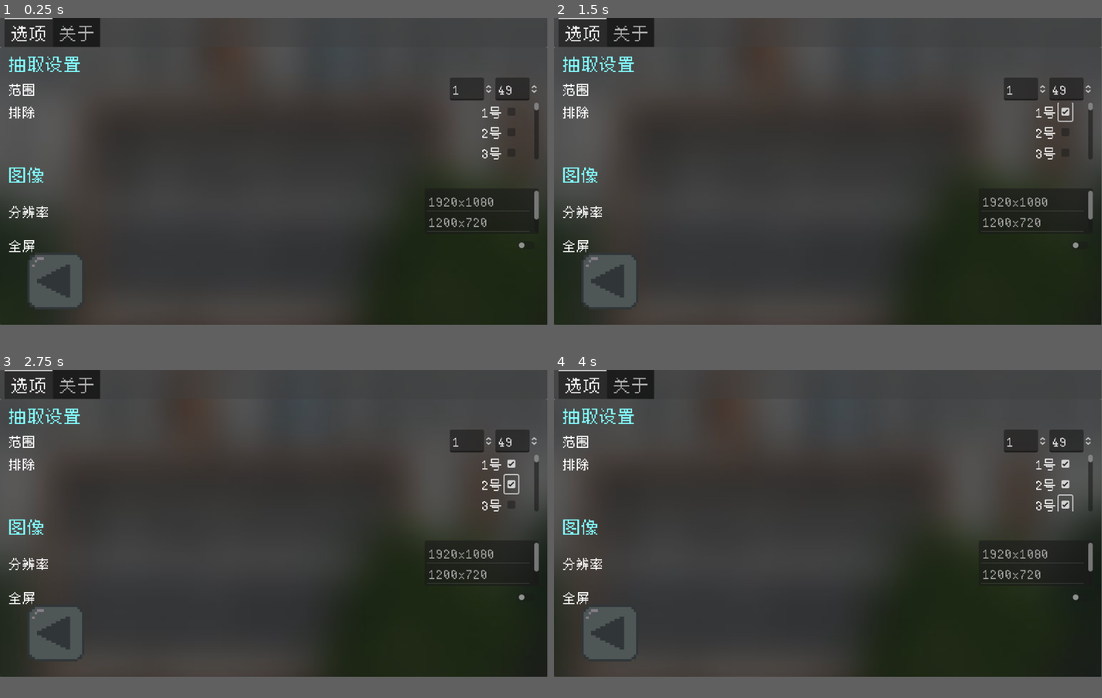
Above: before the commit, frames 1-4 (two rows, left to right).
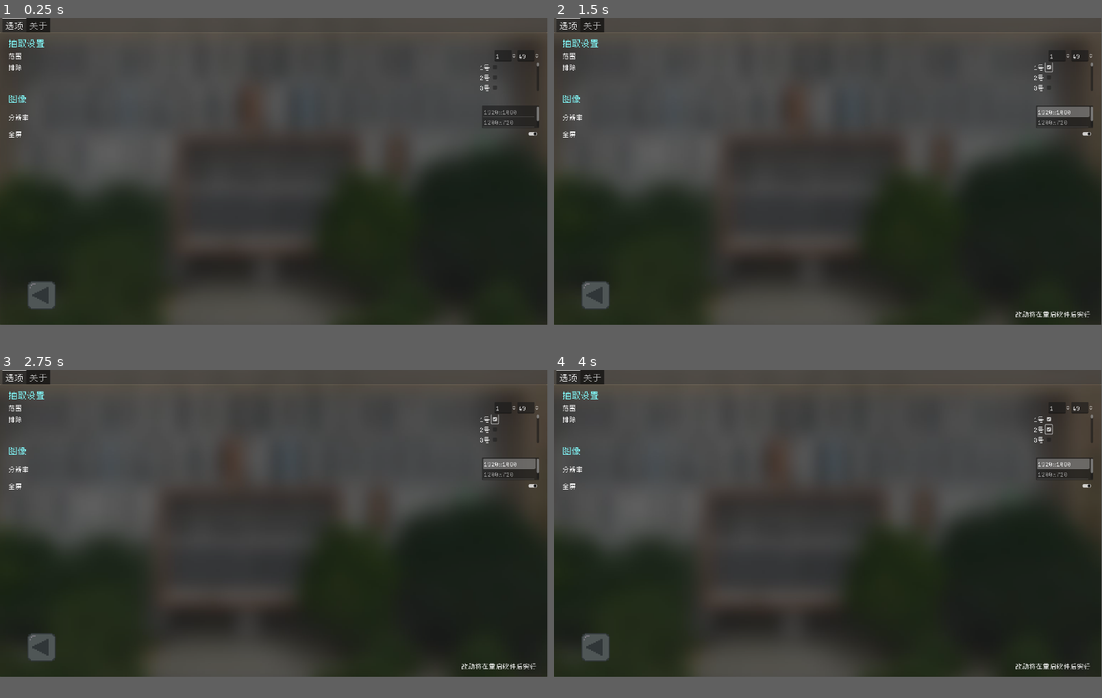
Above: after the commit, the same moments.

Repository: cfrank114/RandomStuPicker
Game: Godot game, scene res://scenes/settings/settings.tscn
The game is run twice, just before and just after one commit, with the same random seed, the same clock (stepped at 60 frames per second) and the same inputs. This scene is started directly instead of the project's main scene.
Inputs (mouse positions are in pixels of both pictures, inside the frame that each line leads up to):
- Up to frame 1 (0.25 s): no input
- Up to frame 2 (1.5 s): click (1063, 113) at 0.52 s; click (1047, 67) at 1.27 s
- Up to frame 3 (2.75 s): click (509, 484) at 2.02 s
- Up to frame 4 (4 s): click (1047, 429) at 2.77 s; click (1063, 504) at 3.52 s

The runs differ from the first frame. In frame 1, 23% of the frame differs, in the area x 0-100%, y 0-94%; in frame 2, 23%; in frame 3, 22%; in frame 4, 21%.

Commit message:
ver1.0

Diff:
--- a/data/data.json
+++ b/data/data.json
@@ -1 +1 @@
-{"data":{"constants":{"cp":{"10":[43,48],"15":[39],"17":[48],"19":[37],"22":[45],"33":[38,44],"4":[46],"7":[40,49]},"special":[12]},"settings":{"allow_cp":true,"blurness":0,"except":[6,32,42],"fullscreen":false,"range":[1,49],"res":"960x540"}},"version":1}
+{"data":{"constants":{"cp":{"10":[43,48],"15":[39],"17":[48],"19":[37],"22":[45],"33":[38,44],"4":[46],"7":[40,49]},"special":[12]},"settings":{"allow_cp":true,"blurness":0,"except":[6,6,32],"fullscreen":true,"range":[1,49],"res":"1200x720"}},"version":1}
--- a/globals.gd
+++ b/globals.gd
@@ -31,6 +31,7 @@
 var card_type = []
 
 var need_shuffle = true
+var settings_changed = false
 
 func _ready():
 	if data["data"]["settings"]["fullscreen"]:
--- a/scenes/settings/from.gd
+++ b/scenes/settings/from.gd
@@ -2,9 +2,11 @@
 
 func _ready():
 	self.value=int(Globals.data["data"]["settings"]["range"][0])
+	Globals.settings_changed=false
 
 func _value_changed(new_value: float) -> void:
 	if(new_value>0 and new_value<Globals.data["data"]["settings"]["range"][1]):
 		Globals.data["data"]["settings"]["range"][0]=self.value
+		Globals.settings_changed=true
 	else:
 		self.value=Globals.data["data"]["settings"]["range"][0]
--- /dev/null
+++ b/scenes/settings/label.gd
@@ -0,0 +1,8 @@
+extends Label
+
+
+func _process(delta):
+	if Globals.settings_changed:
+		self.text="改动将在重启软件后实行"
+	else:
+		self.text=""
--- a/scenes/settings/settings.tscn
+++ b/scenes/settings/settings.tscn
@@ -15,6 +15,7 @@
 [ext_resource type="Script" path="res://scenes/settings/return_button.gd" id="8_msj54"]
 [ext_resource type="Script" path="res://scenes/settings/ver.gd" id="10_0p8m1"]
 [ext_resource type="Script" path="res://scenes/settings/fullscreen.gd" id="11_64vls"]
+[ext_resource type="Script" path="res://scenes/settings/label.gd" id="16_itn8q"]
 
 [sub_resource type="ShaderMaterial" id="ShaderMaterial_b688o"]
 shader = ExtResource("1_y0nas")
@@ -45,8 +46,10 @@
 anchors_preset = 15
 anchor_right = 1.0
 anchor_bottom = 1.0
-offset_top = -311.0
-offset_bottom = 311.0
+offset_left = -408.0
+offset_top = -228.0
+offset_right = 408.0
+offset_bottom = 228.0
 grow_horizontal = 2
 grow_vertical = 2
 texture = ExtResource("2_ppmro")
@@ -237,4 +240,18 @@
 stretch_mode = 0
 script = ExtResource("8_msj54")
 
+[node name="Label" type="Label" parent="."]
+layout_mode = 1
+anchors_preset = -1
+anchor_left = 0.98
+anchor_top = 0.98
+anchor_right = 0.98
+anchor_bottom = 0.98
+offset_left = -264.0
+offset_top = -32.0
+grow_horizontal = 0
+grow_vertical = 0
+label_settings = ExtResource("4_mq77w")
+script = ExtResource("16_itn8q")
+
 [connection signal="item_selected" from="TabContainer/Settings/Items/Res/ItemList" to="TabContainer/Settings/Items/Res" method="_on_item_list_item_selected"]
--- a/scenes/settings/to.gd
+++ b/scenes/settings/to.gd
@@ -2,9 +2,11 @@
 
 func _ready():
 	self.value=int(Globals.data["data"]["settings"]["range"][1])
+	Globals.settings_changed=false
 
 func _value_changed(new_value: float) -> void:
 	if(new_value<100 and new_value>Globals.data["data"]["settings"]["range"][0]):
 		Globals.data["data"]["settings"]["range"][1]=int(self.value)
+		Globals.settings_changed=true
 	else:
 		self.value=Globals.data["data"]["settings"]["range"][1]
--- a/scenes/settings/v_box_container.gd
+++ b/scenes/settings/v_box_container.gd
@@ -22,6 +22,7 @@
 	else:
 		Globals.data["data"]["settings"]["except"].pop_at(Globals.data["data"]["settings"]["except"].find(index+1))
 	Globals.data["data"]["settings"]["except"].sort()
+	Globals.settings_changed=true
 
 
 func _ready():
Not shown, changed: export_presets.cfg
Not shown: 1 places in scenes/settings/settings.tscn that only renumber resources
